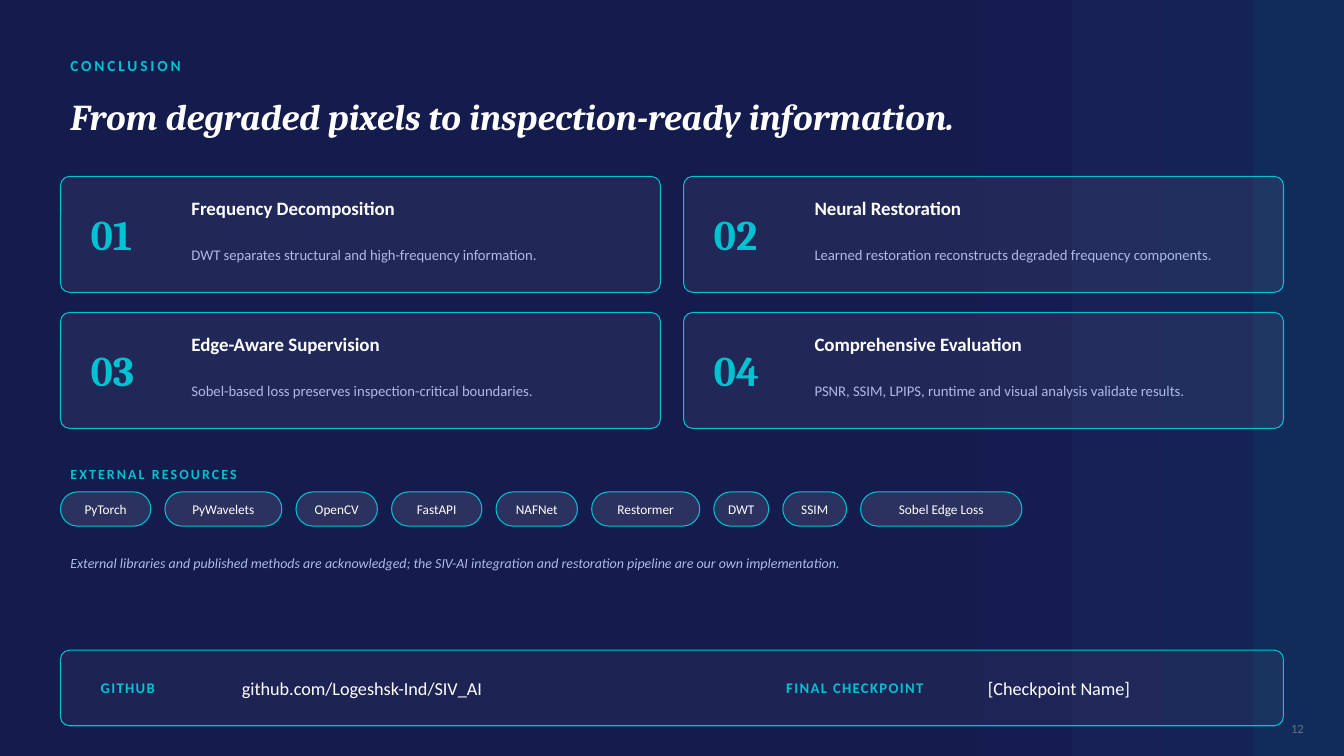
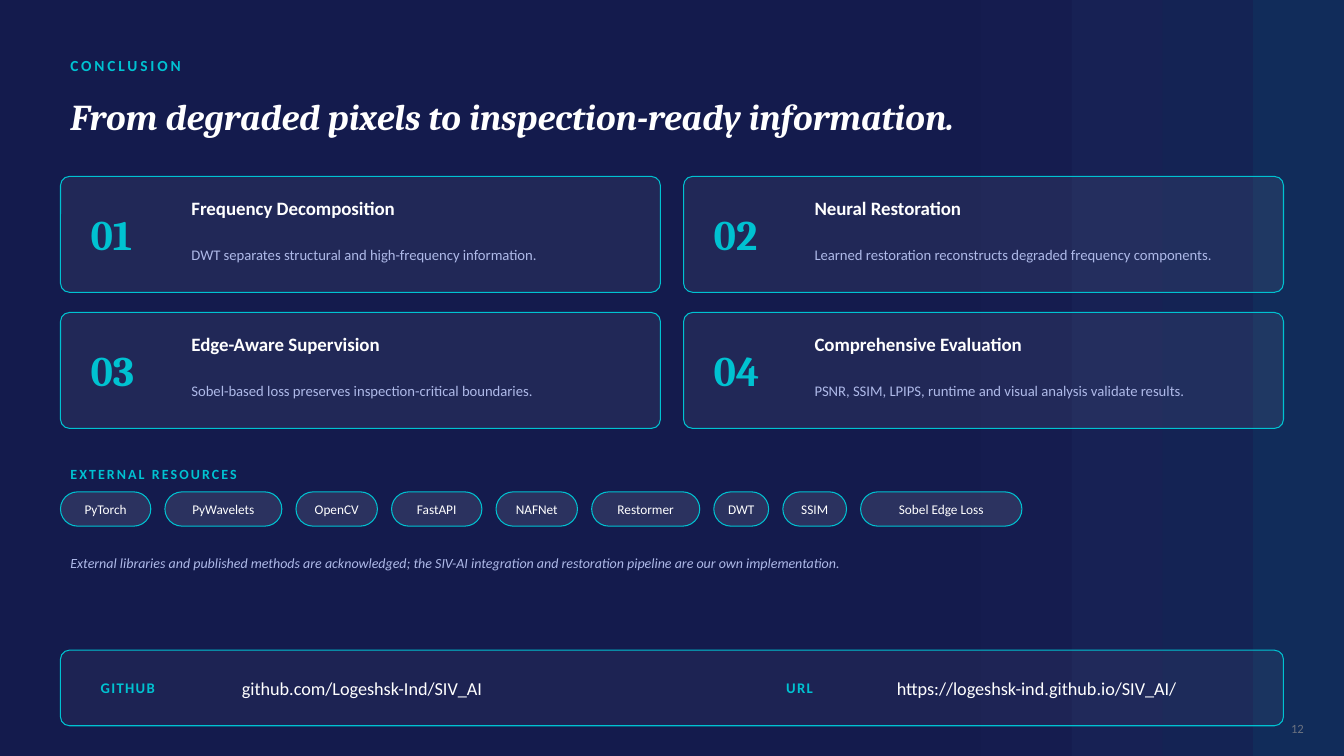
Before and after one commit to Logeshsk-Ind/SIV_AI, a slide deck: slide 14 of SIV-AI_Solution.pptx (slide 13 before the commit). Drawn at 1344x756 pixels with LibreOffice and Linux fonts; fonts in the diff are those of the drawing. Boxes give left, top, right and bottom in pixels: in the first picture for what was removed or moved away, otherwise in the second. Text is boxed around its words. In the diff, an @@ line names an element or a change of style, - is before the commit and + after.

```diff
--- a/SIV-AI_Solution.pptx
+++ b/SIV-AI_Solution.pptx
@@ text at (x1=786, y1=683, x2=813, y2=693): text changed @@
-FINAL CHECKPOINT
+URL
@@ text at (x1=897, y1=682, x2=1177, y2=698): text changed @@
-[Checkpoint Name]
+https://logeshsk-ind.github.io/SIV_AI/
```
Also in this commit, not shown: 1 other slide changed, 1 slide added, 2 other files.
